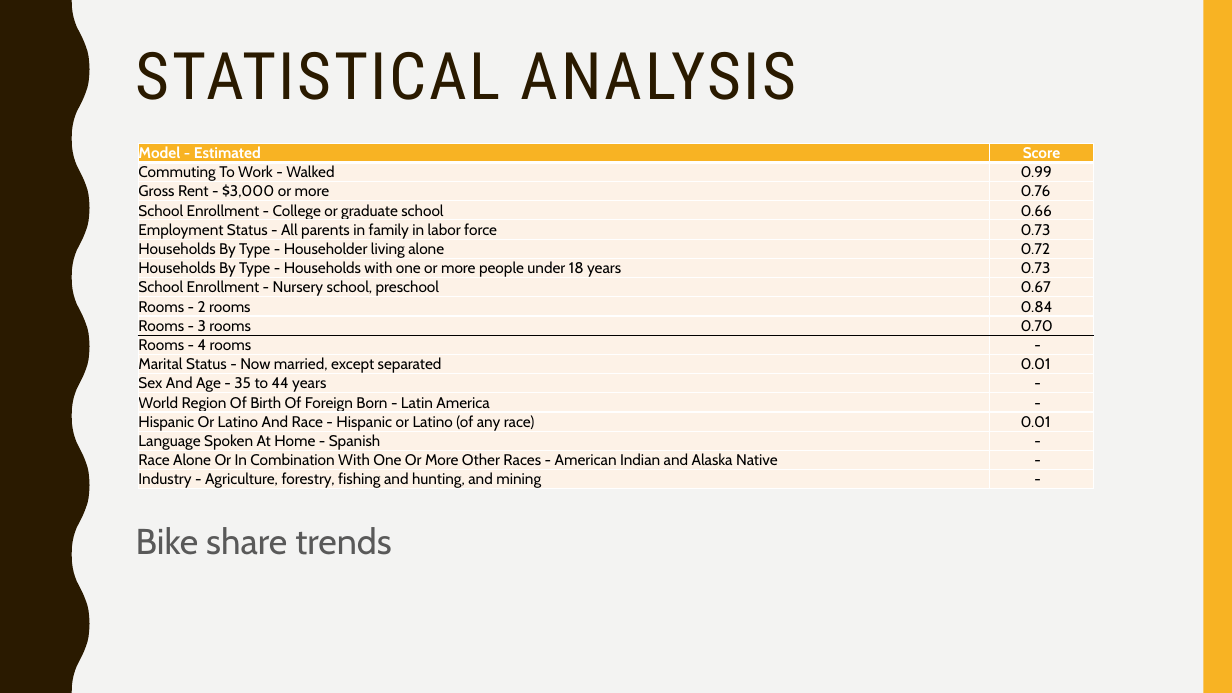
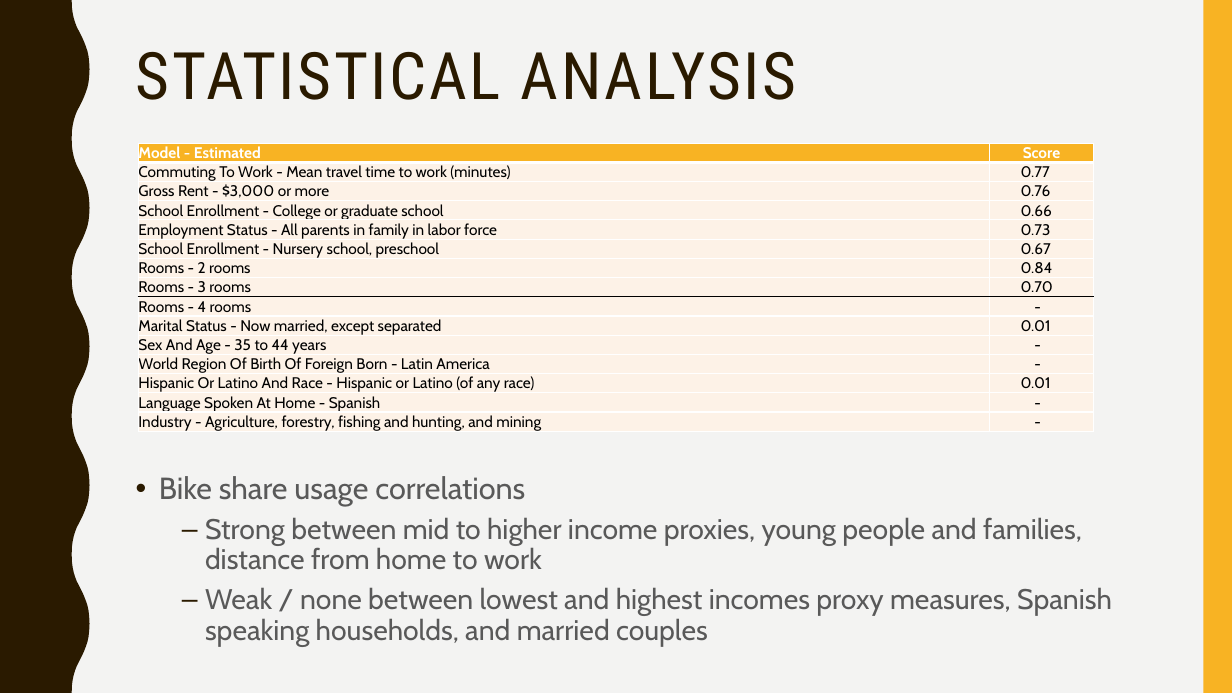
Before and after one commit to alpeshpatelgwu/Crabby-Cabis, a slide deck: slide 6 of Crabby Cabis Final Project.pptx. Drawn at 1232x693 pixels with LibreOffice and Linux fonts; fonts in the diff are those of the drawing. Boxes give left, top, right and bottom in pixels: in the first picture for what was removed or moved away, otherwise in the second. Text is boxed around its words. In the diff, an @@ line names an element or a change of style, - is before the commit and + after.

Commit message:
pptx v2

```diff
--- a/Crabby Cabis Final Project.pptx
+++ b/Crabby Cabis Final Project.pptx
@@ table at [138, 143, 1093, 435] @@
-row 2, column 1: Commuting To Work - Walked
+row 2, column 1: Commuting To Work - Mean travel time to work (minutes)
-row 2, column 2: 0.99
+row 2, column 2: 0.77
-row 6: Households By Type - Householder living alone | 0.72
-row 7: Households By Type - Households with one or more people under 18 years | 0.73
-row 17: Race Alone Or In Combination With One Or More Other Races - American Indian and Alaska Native | -
@@ text at [159, 476, 1112, 646]: text changed; size 28 to 22.1 pt @@
-Bike share trends
+• Bike share usage correlations
+  – Strong between mid to higher income proxies, young people and families, distance from home to work
+  – Weak / none between lowest and highest incomes proxy measures, Spanish speaking households, and married couples
```
Also in this commit, not shown: 1 other slide changed, 1 slide added, 2 slides removed.
